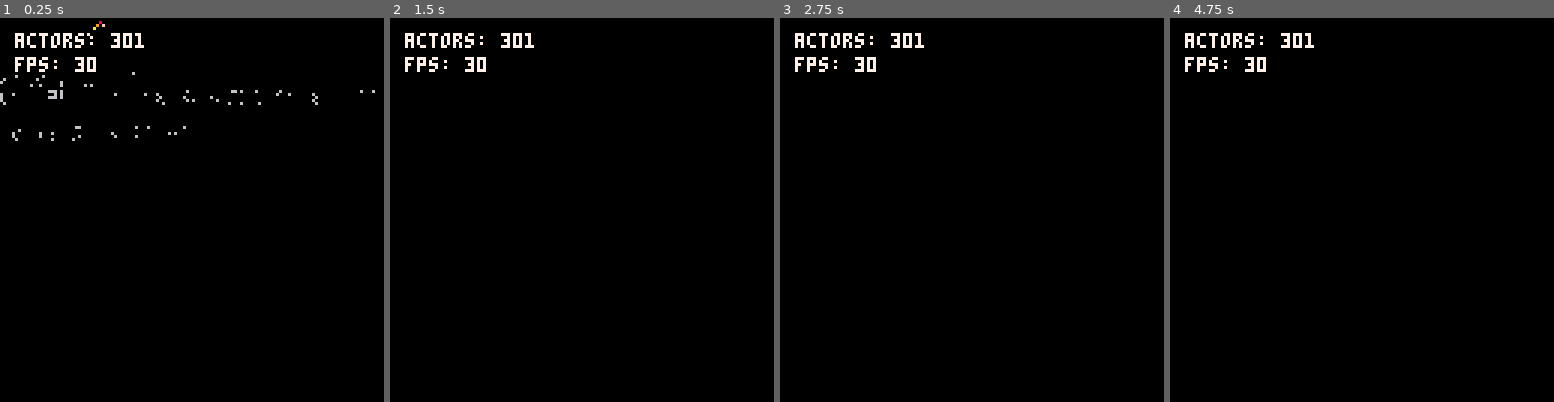
Above: before the commit, frames 1-4 (left to right).
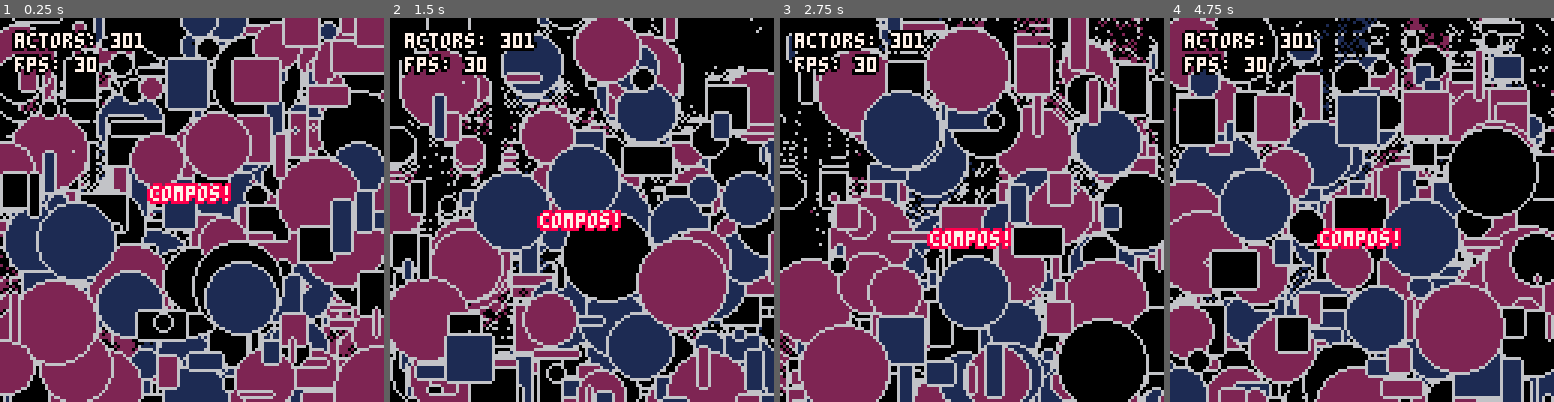
Above: after the commit, the same moments.

Repository: walt-er/compos
Game: PICO-8 cartridge compos.p8
Two runs of this game, one before a commit and one after it. Both use one fixed random seed, a clock stepped at 60 frames per second and the inputs below.
Inputs:
- Up to frame 1 (0.25 s): no input
- Up to frame 2 (1.5 s): no input
- Up to frame 3 (2.75 s): no input
- Up to frame 4 (4.75 s): no input

The runs differ from the first frame. In frame 1, 76% of the frame differs, in the area x 0-100%, y 0-100%; in frame 2, 70%; in frame 3, 69%; in frame 4, 69%.

Commit message:
compine with picotool

Diff:
--- a/compos.p8
+++ b/compos.p8
@@ -1,8 +1,6 @@
 pico-8 cartridge // http://www.pico-8.com
 version 8
 __lua__
-package={loaded={},_c={}}
-package._c["compos"]=function()
 -- use picotool's require() function to include this lua script
 
 -- =======================================================
@@ -779,14 +777,6 @@
 		outline_print(logs[i], 5, 5 + ((i - 1) * tile), 7)
 	end
 end
-end
-function require(p)
-local l=package.loaded
-if (l[p]==nil) l[p]=package._c[p]()
-if (l[p]==nil) l[p]=true
-return l[p]
-end
-require('compos')
 
 -- =======================================================
 -- demo!
